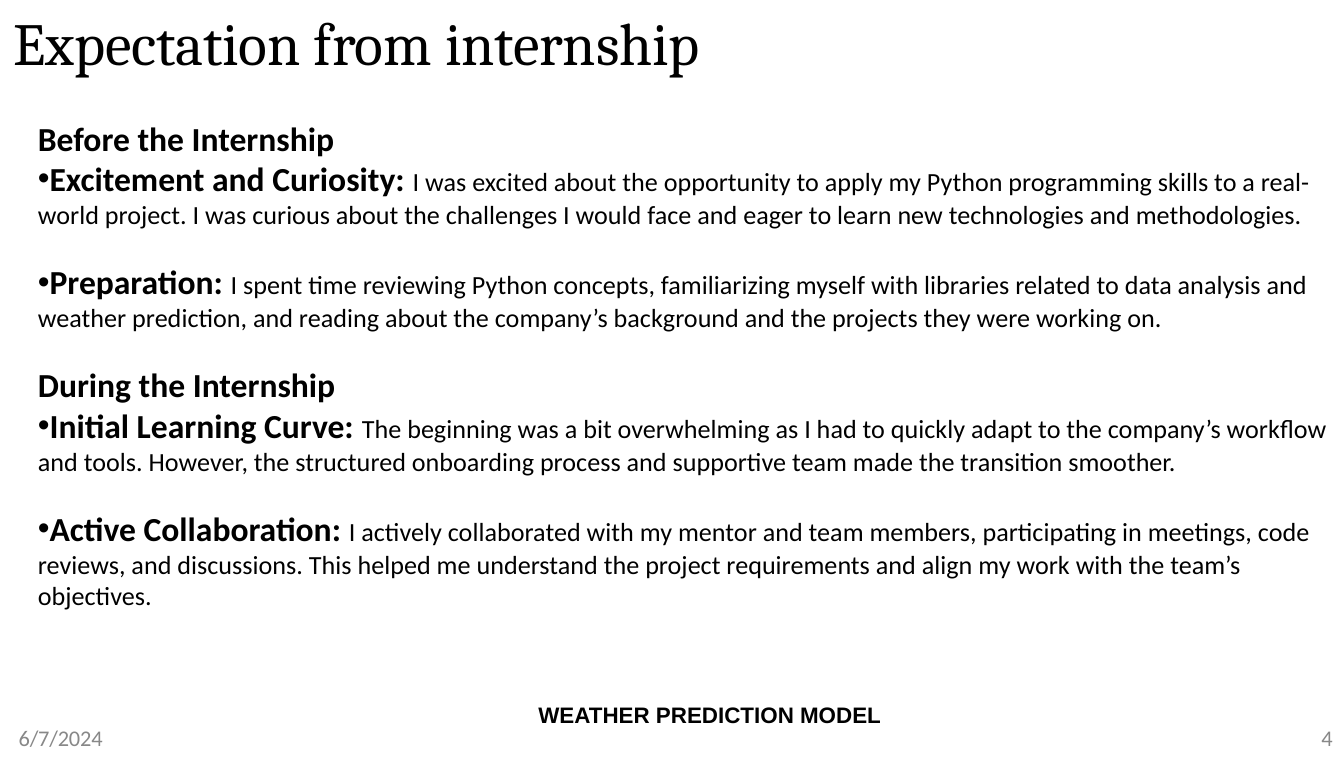
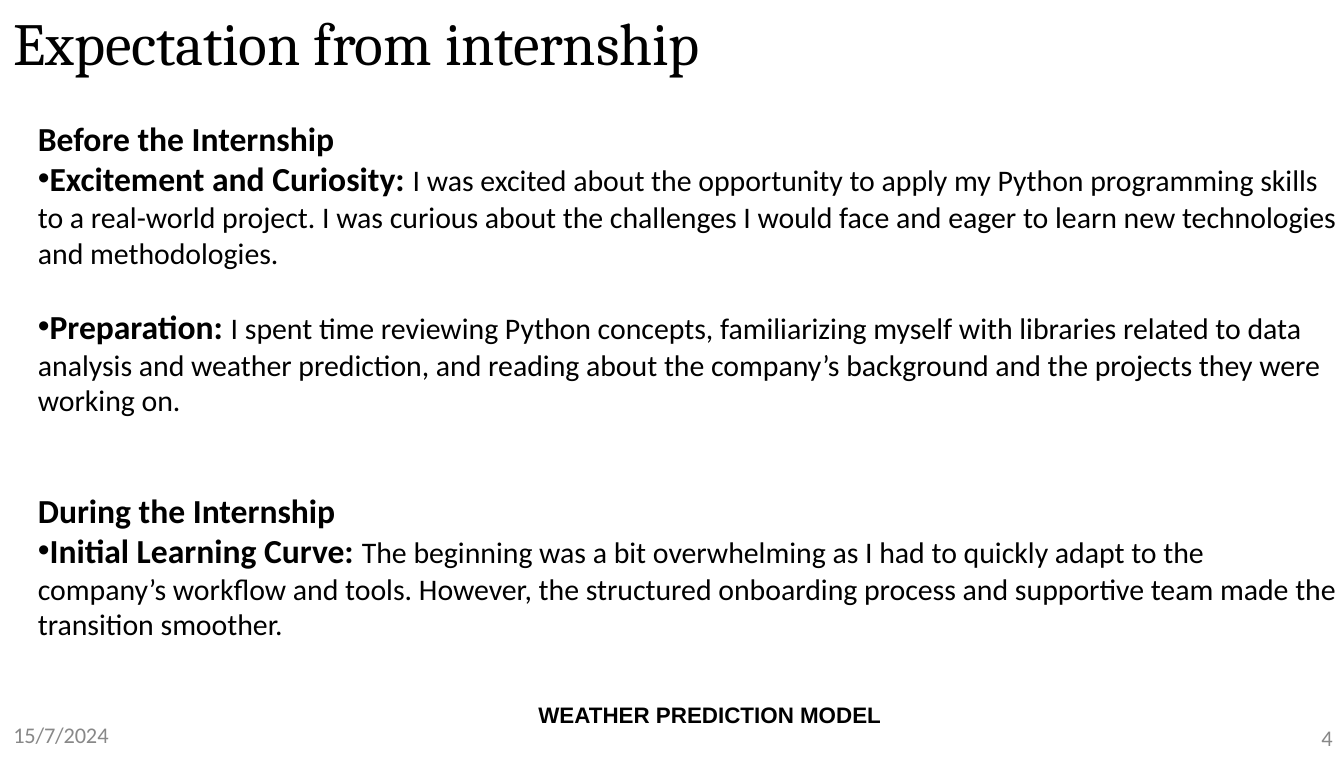
Before and after one commit to Anish202020/6th-Semester, a slide deck: slide 4 of Report and PPT/Internship/Ppt/Anish Kumar 1AY21CS028 Internship 6thsem-21scheme.pptx. Drawn at 1344x757 pixels with LibreOffice and Linux fonts; fonts in the diff are those of the drawing; background and template pictures are left out. Boxes give left, top, right and bottom in pixels: in the first picture for what was removed or moved away, otherwise in the second. Text is boxed around its words. In the diff, an @@ line names an element or a change of style, - is before the commit and + after.

```diff
--- a/Report and PPT/Internship/Ppt/Anish Kumar 1AY21CS028 Internship 6thsem-21scheme.pptx
+++ b/Report and PPT/Internship/Ppt/Anish Kumar 1AY21CS028 Internship 6thsem-21scheme.pptx
@@ text at bbox=[38, 167, 1336, 636]: size 14 to 16 pt in "I was excited about the opportunity to ...", "I spent time reviewing Python concepts, familiarizing ...", "The beginning was a bit overwhelming as ..." @@
@@ text at bbox=[38, 517, 1309, 610]: paragraph removed @@
-• Active Collaboration: I actively collaborated with my mentor and team members, participating in meetings, code reviews, and discussions. This helped me understand the project requirements and align my work with the team’s objectives.
@@ text at bbox=[13, 727, 108, 744]: text changed @@
-6/7/2024
+15/7/2024
```
Also in this commit, not shown: 8 other slides changed, 2 slides added, 1 slide removed, 15 other files.
